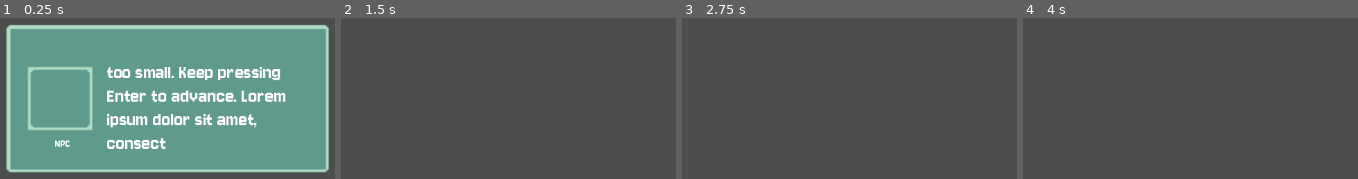
Above: before the commit, frames 1-4 (left to right).
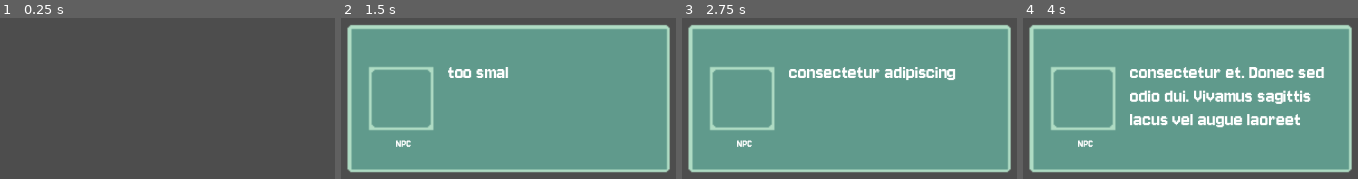
Above: after the commit, the same moments.

Repository: Tiltnick/ip2gd
Game: Godot game, scene res://scenes/dialog/dialog_manager.tscn
Same seed, same stepped clock (60 frames per second), same inputs: the game is played once before the commit and once after it. The project has no main scene, so this scene is started directly.
Inputs:
- Up to frame 1 (0.25 s): no input
- Up to frame 2 (1.5 s): tap Enter (ui_accept) at 0.5, 0.77, 1.25 s
- Up to frame 3 (2.75 s): tap Enter (ui_accept) at 1.52, 2 s
- Up to frame 4 (4 s): tap Enter (ui_accept) at 3.02, 3.5, 3.77 s

The runs differ from the first frame. In frame 1, 89% of the frame differs, in the area x 1-99%, y 4-97%; in frame 2, 89%; in frame 3, 89%; in frame 4, 89%.

Commit message:
Fixed shown dialog
Fixed shown dialog

Diff:
--- a/scripts/dialog/dialog_box.gd
+++ b/scripts/dialog/dialog_box.gd
@@ -43,12 +43,7 @@
 		portrait.texture = portrait_texture
 		portrait.show()
 
-	# Choices stay hidden until the dialog is done
-	for c in choices.get_children():
-		c.queue_free()
-	choices.visible = false
 
-	show()
 
 	# Build pages from the full text, then start typing the first page
 	_page_index = 0
@@ -57,6 +52,7 @@
 		type_text("")
 	else:
 		type_text(_pages[_page_index])
+	show()
 
 func type_text(text: String) -> void:
 	# Set page text and start typewriter animation
